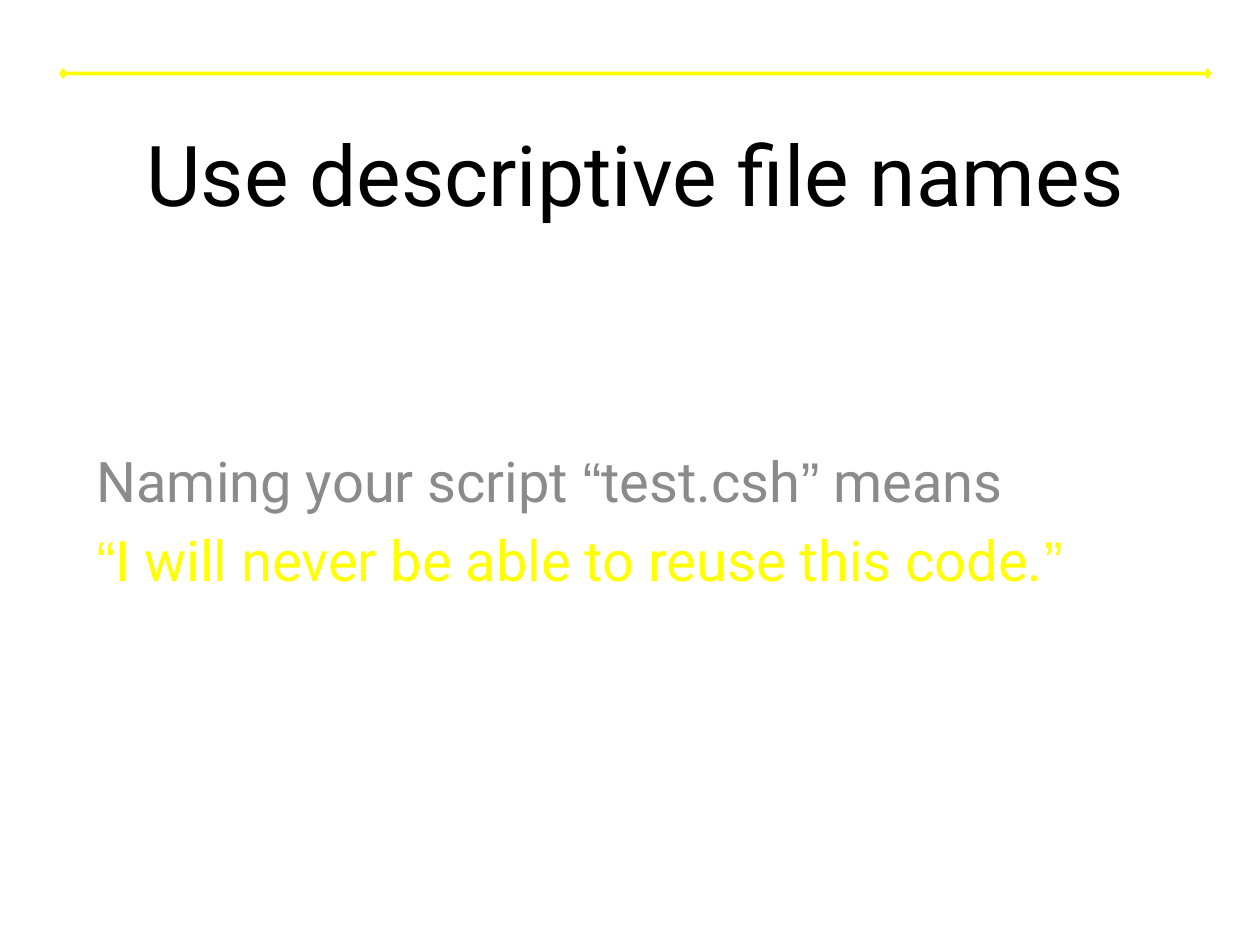
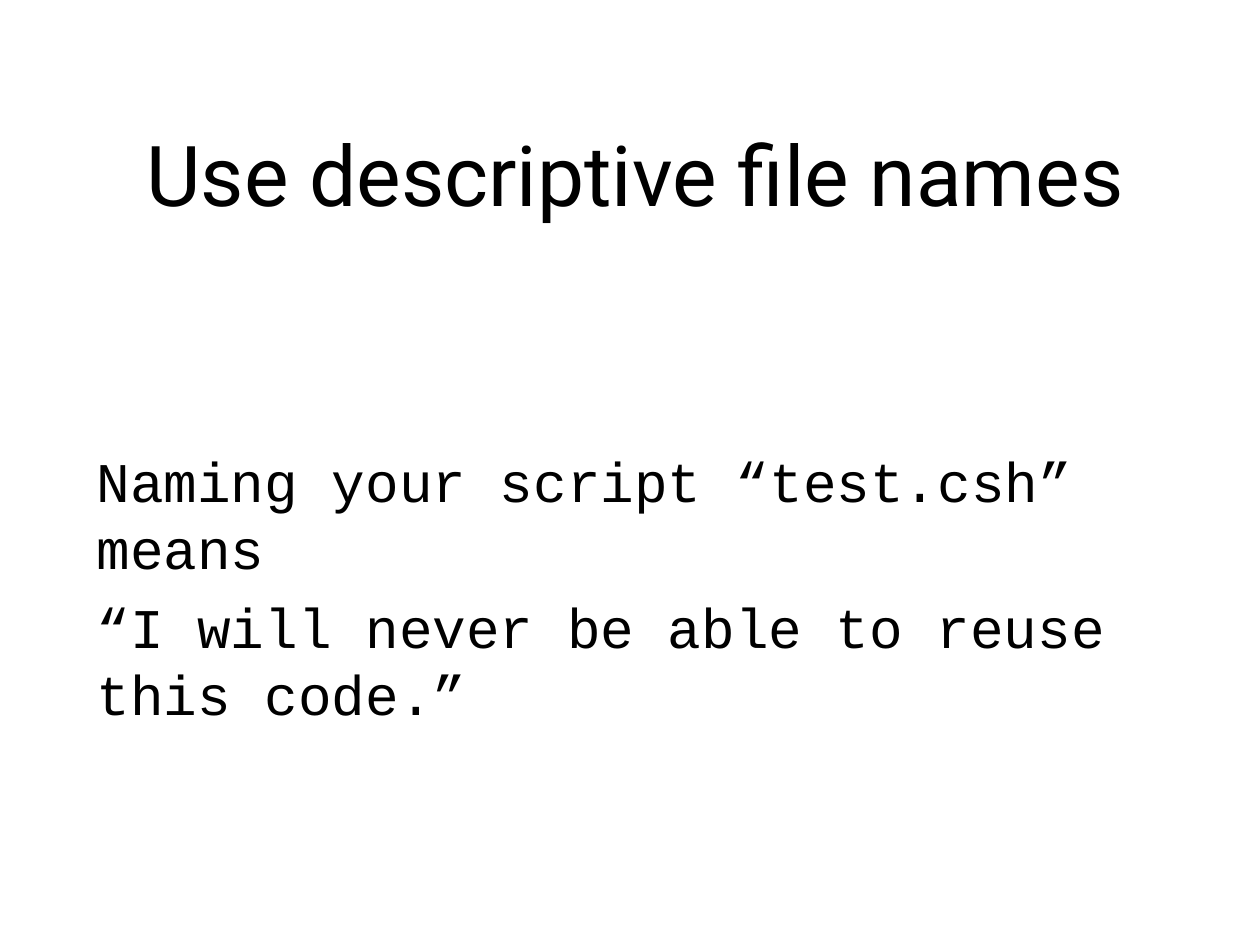
Before and after one commit to lkloh/USArray, a slide deck: slide 13 of BasicsOfCoding/BasicsOfCoding.pptx. Drawn at 1260x945 pixels with LibreOffice and Linux fonts; fonts in the diff are those of the drawing. Boxes give left, top, right and bottom in pixels: in the first picture for what was removed or moved away, otherwise in the second. Text is boxed around its words. In the diff, an @@ line names an element or a change of style, - is before the commit and + after.

```diff
--- a/BasicsOfCoding/BasicsOfCoding.pptx
+++ b/BasicsOfCoding/BasicsOfCoding.pptx
@@ double arrow removed from (63, 73) to (1207, 73) @@
@@ subtitle "Naming your script “test.csh” means" at (97, 462, 1105, 716): font Roboto to Courier New; font Arial to Courier New in "“test.csh”", "“I code.”"; text colour #8C8C8C to #000000 in "Naming your script “test.csh” means"; text colour #FFFF00 to #000000 in "“I will never be able to reuse ..." @@
```
Also in this commit, not shown: 6 other slides changed, 4 slides added, 1 slide removed.
